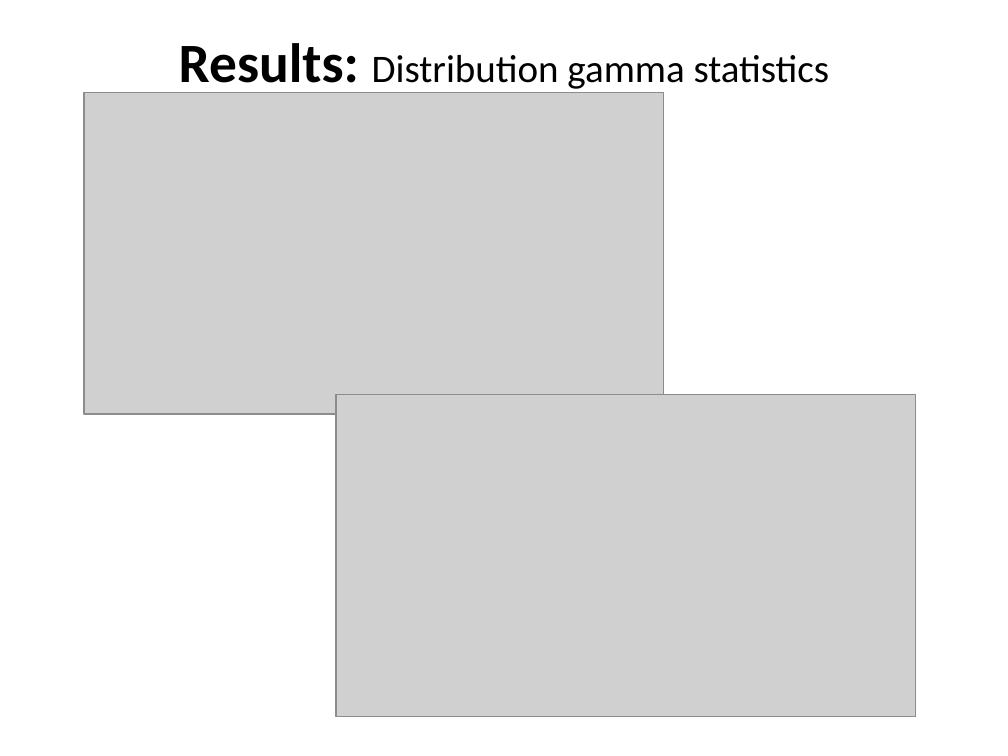
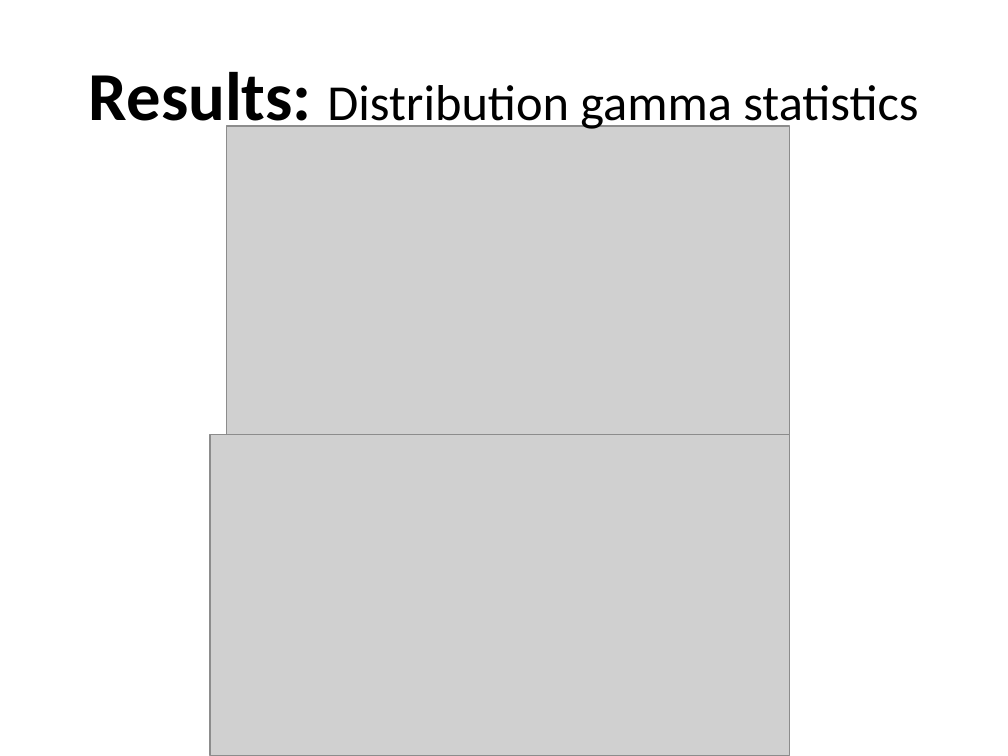
Before and after one commit to richelbilderbeek/Cer2016, a slide deck: slide 9 of doc/Cer2016_Femke Thon & Jolien Gay_V3.0.pptx. Drawn at 1008x756 pixels with LibreOffice and Linux fonts; fonts in the diff are those of the drawing; grey boxes stand for pictures; background and template pictures are left out. Boxes give left, top, right and bottom in pixels: in the first picture for what was removed or moved away, otherwise in the second. Text is boxed around its words. In the diff, an @@ line names an element or a change of style, - is before the commit and + after.

```diff
--- a/doc/Cer2016_Femke Thon & Jolien Gay_V3.0.pptx
+++ b/doc/Cer2016_Femke Thon & Jolien Gay_V3.0.pptx
@@ title "Results: Distribution gamma statistics" at box(89, 72, 918, 137): size 39.6 to 49 pt in "Results:"; size 27.9 to 36 pt in "Distribution gamma statistics" @@
@@ picture: place and size @@
-picture at box(84, 93, 663, 414)
+picture at box(227, 126, 789, 438)
@@ picture: place and size @@
-picture at box(336, 395, 915, 717)
+picture at box(210, 434, 789, 756)
```
Also in this commit, not shown: 2 other slides changed, 3 other files.
